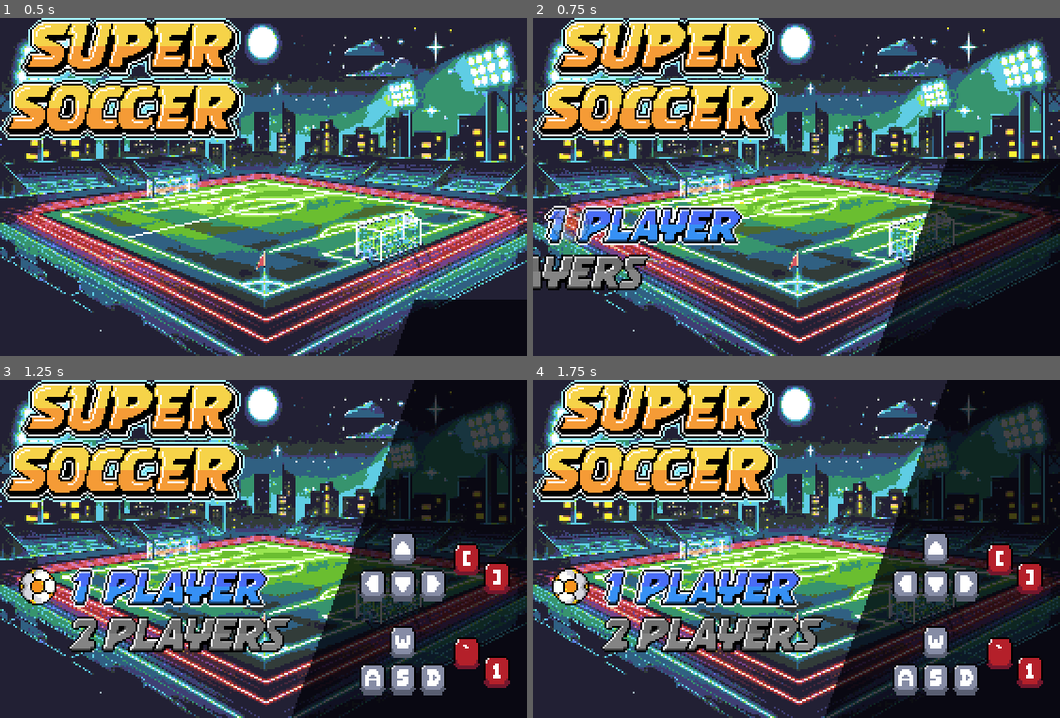
Above: before the commit, frames 1-4 (two rows, left to right).
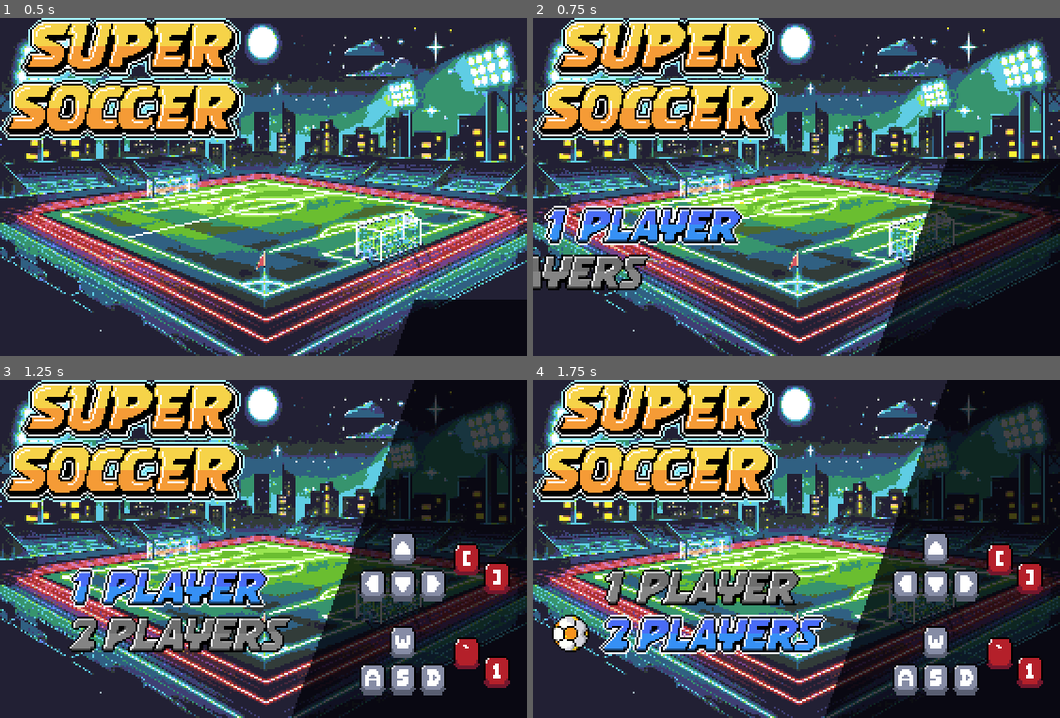
Above: after the commit, the same moments.

Repository: ifarrell625/Juego-Futbol
Game: Godot game, scene res://screens/main_menu/main_menu_screen.tscn
Two runs of this game, one before a commit and one after it. Both use one fixed random seed, a clock stepped at 60 frames per second and the inputs below. This scene is started directly instead of the project's main scene.
Inputs:
- Up to frame 1 (0.5 s): no input
- Up to frame 2 (0.75 s): hold Right (p1_right) from 0.53 s (still down); tap [ (p1_pass) at 0.6 s
- Up to frame 3 (1.25 s): keep holding Right (p1_right)
- Up to frame 4 (1.75 s): release Right (p1_right) at 1.28 s; hold Down (p1_down) from 1.28 s (still down); tap ] (p1_shoot) at 1.35 s

Frame 1 is identical in both runs. In frame 2, 0.4% of the frame differs, in the area x 3-11%, y 55-67%; in frame 3, 0.6%; in frame 4, 6.4%, in the area x 3-56%, y 55-82%.

Commit message:
added main menu logic

Diff:
--- a/scenes/characters/player.gd
+++ b/scenes/characters/player.gd
@@ -9,7 +9,6 @@
 	ControlScheme.P2: preload("res://assets/art/props/2p.png")
 }
 
-const COUNTRIES := ["DEFAULT", "FRANCE", "ARGENTINA", "BRAZIL", "ENGLAND", "GERMANY", "ITALY", "SPAIN", "USA"]
 const GRAVITY := 8.0
 const BALL_CONTROL_HEIGHT_MAX := 10.0
 const WALK_ANIM_THRESHOLD := 0.6
@@ -75,8 +74,9 @@
 
 func set_shader_properties() -> void:
 	player_sprite.material.set_shader_parameter("skin_color", skin_color)
-	var country_color := COUNTRIES.find(country)
-	country_color = clampi(country_color, 0, COUNTRIES.size() - 1)
+	var countries := DataLoader.get_countries()
+	var country_color := countries.find(country)
+	country_color = clampi(country_color, 0, countries.size() - 1)
 	player_sprite.material.set_shader_parameter("team_color", country_color)
 
 func initialize(context_position: Vector2, context_kickoff_position: Vector2, context_ball: Ball, context_own_goal: Goal, context_target_goal: Goal, context_player_data: PlayerResource, context_country: String)-> void:
--- /dev/null
+++ b/screens/main_menu/main_menu_screen.gd
@@ -0,0 +1,47 @@
+class_name MainMenuScreen
+extends Control
+
+const MENU_TEXTURES := [
+	[preload("res://assets/art/ui/mainmenu/1-player.png") , preload("res://assets/art/ui/mainmenu/1-player-selected.png")],
+	[preload("res://assets/art/ui/mainmenu/2-players.png") , preload("res://assets/art/ui/mainmenu/2-players-selected.png")]
+	 ]
+
+@onready var selectable_menu_nodes: Array[TextureRect] = [%SinglePlayerTexture, %TwoPlayersTexture]
+@onready var selection_icon: TextureRect = %SelectionIcon
+
+var current_selected_index := 0
+var is_active := false
+
+func _ready() -> void:
+	refresh_ui()
+
+func _process(_delta: float) -> void:
+	if is_active:
+		if KeyUtils.is_action_just_pressed(Player.ControlScheme.P1, KeyUtils.Action.UP):
+			change_selected_index(current_selected_index - 1)
+		if KeyUtils.is_action_just_pressed(Player.ControlScheme.P1, KeyUtils.Action.DOWN):
+			change_selected_index(current_selected_index + 1)
+		if KeyUtils.is_action_just_pressed(Player.ControlScheme.P1, KeyUtils.Action.SHOOT):
+			submit_selection()
+
+func refresh_ui() -> void:
+	for i in range(selectable_menu_nodes.size()):
+		if current_selected_index == i:
+			selectable_menu_nodes[i].texture = MENU_TEXTURES[i][1]
+			selection_icon.position = selectable_menu_nodes[i].position + Vector2.LEFT *25
+		else:
+			selectable_menu_nodes[i].texture = MENU_TEXTURES[i][0]
+
+func change_selected_index(new_index) -> void:
+	current_selected_index = clamp(new_index, 0, selectable_menu_nodes.size() -1)
+	SoundPlayer.play(SoundPlayer.Sound.UI_NAV)
+	refresh_ui()
+
+func submit_selection() -> void:
+	SoundPlayer.play(SoundPlayer.Sound.UI_SELECT)
+	var country_default := DataLoader.get_countries()[1]
+	var player_two := "" if current_selected_index == 0 else country_default
+	GameManager.player_setup = [ country_default, player_two]
+
+func on_set_active() -> void:
+	is_active = true
--- a/screens/main_menu/main_menu_screen.tscn
+++ b/screens/main_menu/main_menu_screen.tscn
@@ -1,5 +1,6 @@
 [gd_scene format=3 uid="uid://mskd8570nf86"]
 
+[ext_resource type="Script" uid="uid://dqf3iiti8oe7o" path="res://screens/main_menu/main_menu_screen.gd" id="1_0g28t"]
 [ext_resource type="Texture2D" uid="uid://dvkontlqynbdr" path="res://assets/art/ui/mainmenu/menu-background.png" id="1_s6myd"]
 [ext_resource type="Texture2D" uid="uid://ce4llql1wf481" path="res://assets/art/ui/mainmenu/title.png" id="2_g8ls7"]
 [ext_resource type="Texture2D" uid="uid://fr5ny8i5vlkf" path="res://assets/art/ui/mainmenu/menu-mask.png" id="3_j4ggn"]
@@ -183,6 +184,20 @@
 "transitions": PackedFloat32Array(1, 1),
 "update": 0,
 "values": [Color(1, 1, 1, 0), Color(1, 1, 1, 1)]
+}
+tracks/7/type = "method"
+tracks/7/imported = false
+tracks/7/enabled = true
+tracks/7/path = NodePath(".")
+tracks/7/interp = 1
+tracks/7/loop_wrap = true
+tracks/7/keys = {
+"times": PackedFloat32Array(1.2),
+"transitions": PackedFloat32Array(1),
+"values": [{
+"args": [],
+"method": &"on_set_active"
+}]
 }
 
 [sub_resource type="AnimationLibrary" id="AnimationLibrary_3irrm"]
@@ -237,6 +252,7 @@
 anchor_bottom = 1.0
 grow_horizontal = 2
 grow_vertical = 2
+script = ExtResource("1_0g28t")
 
 [node name="Background" type="TextureRect" parent="." unique_id=1533862221]
 layout_mode = 0
@@ -292,6 +308,7 @@
 texture = ExtResource("5_0g28t")
 
 [node name="SinglePlayerTexture" type="TextureRect" parent="Background" unique_id=645346421]
+unique_name_in_owner = true
 layout_mode = 1
 offset_left = 35.0
 offset_top = 100.0
@@ -301,6 +318,7 @@
 stretch_mode = 2
 
 [node name="TwoPlayersTexture" type="TextureRect" parent="Background" unique_id=382303357]
+unique_name_in_owner = true
 layout_mode = 1
 offset_left = 35.0
 offset_top = 125.0
@@ -310,6 +328,7 @@
 stretch_mode = 2
 
 [node name="SelectionIcon" type="TextureRect" parent="Background" unique_id=1123827031]
+unique_name_in_owner = true
 layout_mode = 0
 offset_left = 10.0
 offset_top = 100.0
--- a/utils/data_loader.gd
+++ b/utils/data_loader.gd
@@ -1,5 +1,6 @@
 extends Node
 
+var countries : Array[String] = ["DEFAULT"]
 var squads : Dictionary[String, Array]
 
 func _init() -> void:
@@ -12,6 +13,7 @@
 		printerr("could not parse squads.json")
 	for team in json.data:
 		var country_name := team["country"] as String
+		countries.append(country_name)
 		var players := team["players"] as Array
 		if not squads.has(country_name):
 			squads.set(country_name, [])
@@ -30,3 +32,6 @@
 	if squads.has(country):
 		return squads[country]
 	return[]
+
+func get_countries() -> Array[String]:
+	return countries
Not shown, added: screens/main_menu/main_menu_screen.gd.uid
